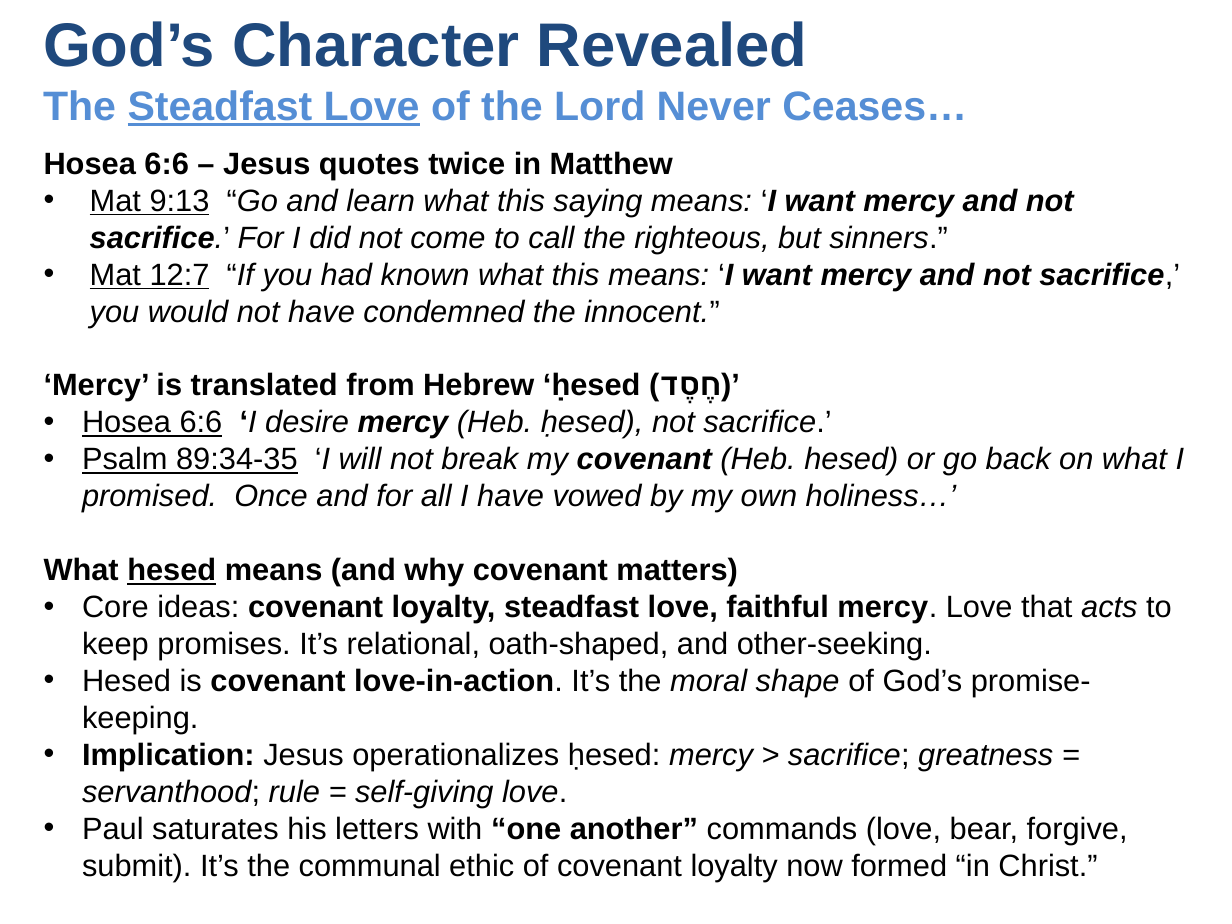
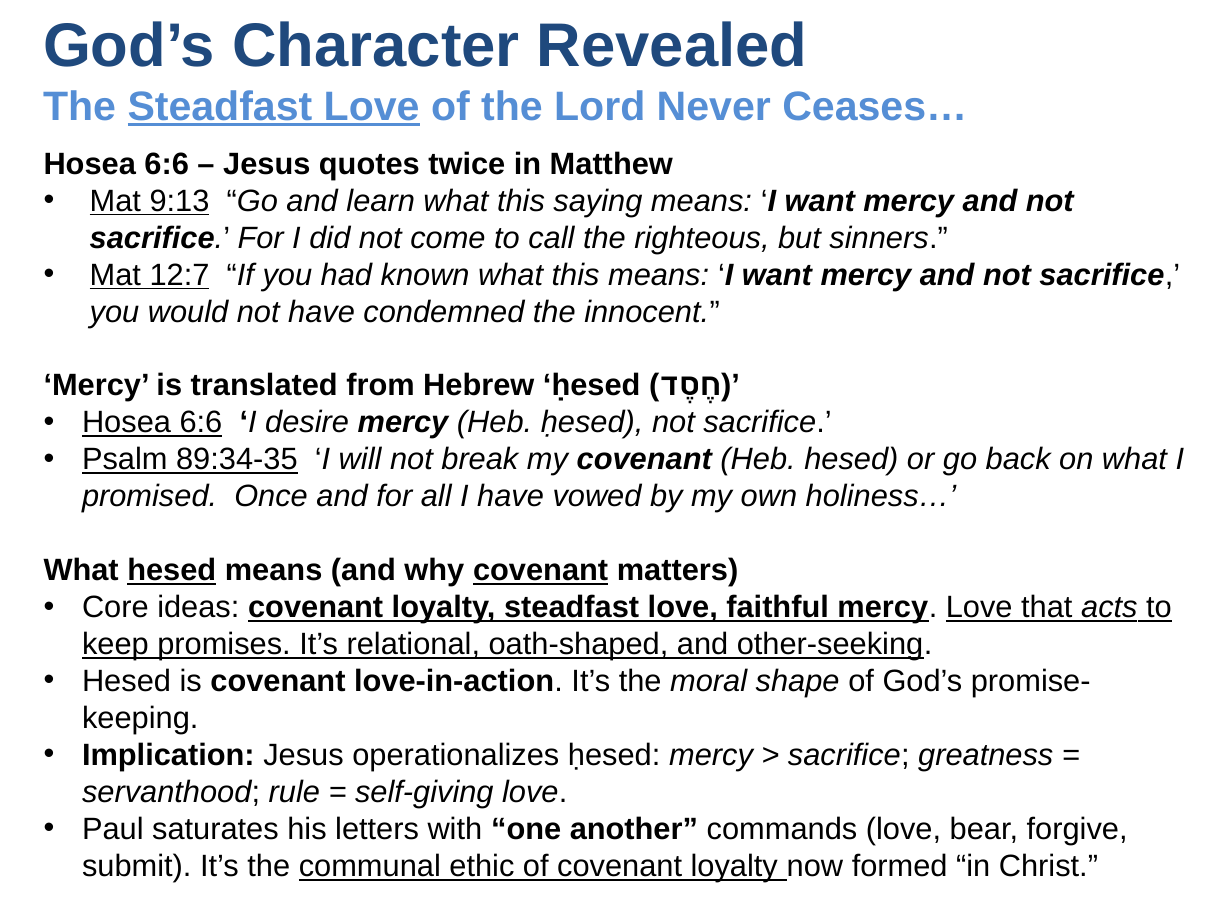
Before and after one commit to UsefulEngines/EvangelismPublic, a slide deck: slide 2 of 2025-Q4/Promises6/2025-11-09-Promises6.pptx. Drawn at 1232x924 pixels with LibreOffice and Linux fonts; fonts in the diff are those of the drawing. Boxes give left, top, right and bottom in pixels: in the first picture for what was removed or moved away, otherwise in the second. Text is boxed around its words. In the diff, an @@ line names an element or a change of style, - is before the commit and + after.

Commit message:
Update
Update

```diff
--- a/2025-Q4/Promises6/2025-11-09-Promises6.pptx
+++ b/2025-Q4/Promises6/2025-11-09-Promises6.pptx
@@ text at [44,557,1172,882]: underline on in "covenant", "covenant loyalty, steadfast love, faithful mercy. Love ...", "communal ethic of covenant loyalty" @@
```
